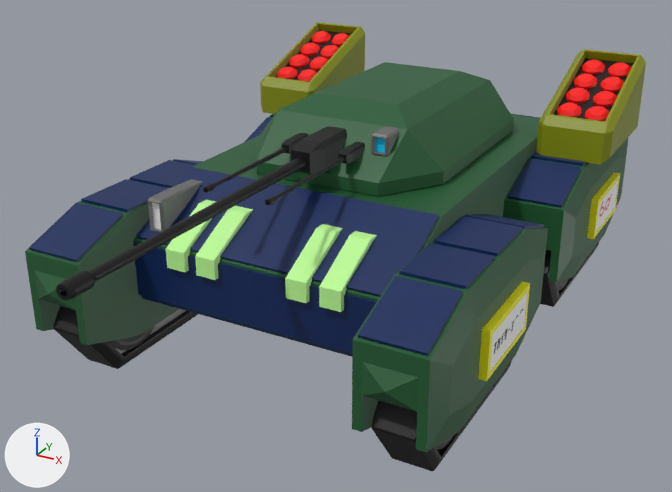
The FBX model blackout/Assets/Models/fbx/tank_full.fbx: old version first, new version second.
One viewpoint serves both versions: a 50 mm lens placed at (5.79, -11.71, 5.18), pointed at (-0.01, -1.15, -0.09). Lighting does not change. The marker at lower left points along +X, +Y and +Z.

In view in the first picture: 'body'.
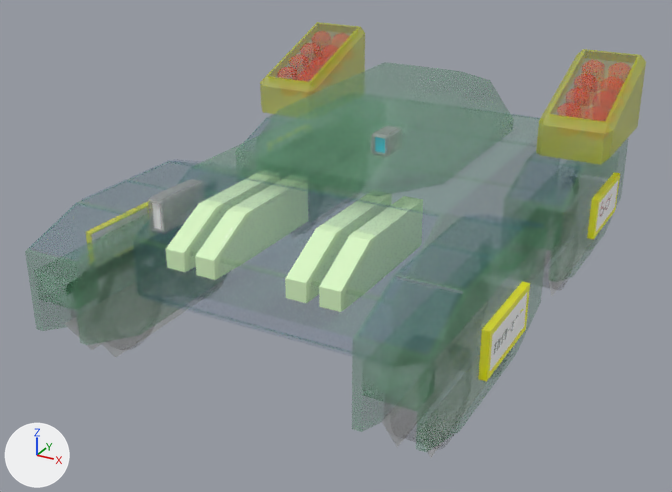
The newer file is also turned or shifted as a whole; pictures and numbers use the older file's frame.

What differs and where, as boxes (x1, y1, x2, y2) in the pictures (672 x 492 px):
```json
{"object": "body", "change": "surface changed", "before": [25, 22, 646, 471], "after": [25, 22, 646, 471]}
```

Scene script edits in JSON lines:
```json
{"op": "set", "path": "img_tank_mat_png", "old": "load_image('tank_mat.png', '../tank_mat.png', 1024, 1024, 'sRGB')", "new": "load_image('tank_mat.png', '../tank_mat.png', 1024, 1024, 'Non-Color')"}
{"op": "add", "block": "mat_material_001", "code": "n3 = _N.new('ShaderNodeTexImage'); n3.name = 'Image Texture.001'"}
{"op": "add", "block": "mat_material_001", "code": "n3.image = img_tank_mat_png"}
{"block": "mat_material_001", "where": "n0 = _N.new('ShaderNodeBsdfPrincipled'); n0.name = 'Principled BSDF'"}
{"op": "add", "block": "mat_material_001", "code": "_L.new(n3.outputs[0], n0.inputs[4])  # 'Color' to 'Alpha'"}
```
